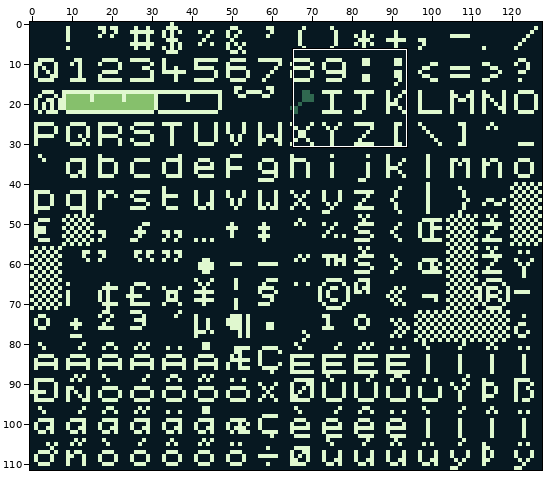
Sprite sheet: assets/fonts/gbs-mono.png. The first picture is a wide view before the edit; the outline marks the close-up.
Close-up. Before the edit:
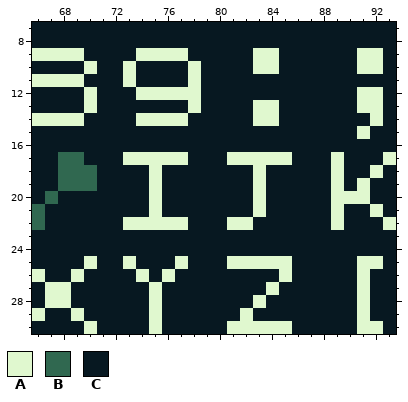
The file is 128x112 pixels. Shown: x 66..93, y 7..30.
Palette (. is transparent): A #e0f8cf  B #306850  C #071821
Pixels before, first column x 66:
 7 CCCCCCCCCCCCCCCCCCCCCCCCCCCC
 8 CCCCCCCCCCCCCCCCCCCCCCCCCCCC
 9 AAAACCCCAAAACCCCCAACCCCCCAAC
10 CCCCACCACCCCACCCCAACCCCCCAAC
11 AAAACCCACCCCACCCCCCCCCCCCCCC
12 CCCCACCCAAAAACCCCCCCCCCCCAAC
13 CCCCACCCCCCCACCCCAACCCCCCAAC
14 AAAACCCCAAAACCCCCAACCCCCCCAC
15 CCCCCCCCCCCCCCCCCCCCCCCCCACC
16 CCCCCCCCCCCCCCCCCCCCCCCCCCCC
17 CCBBCCCAAAAACCCAAAAACCCACCCA
18 CCBBBCCCCACCCCCCCACCCCCACCAC
19 CCBBBCCCCACCCCCCCACCCCCACACC
20 CBCCCCCCCACCCCCCCACCCCCAAACC
21 BCCCCCCCCACCCCCCCACCCCCACCAC
22 BCCCCCCAAAAACCCAACCCCCCACCCA
23 CCCCCCCCCCCCCCCCCCCCCCCCCCCC
24 CCCCCCCCCCCCCCCCCCCCCCCCCCCC
25 CCCCACCACCCACCCAAAAACCCCCAAC
26 ACCACCCCACACCCCCCCCACCCCCACC
27 CAACCCCCCACCCCCCCCACCCCCCACC
28 CAACCCCCCACCCCCCCACCCCCCCACC
29 ACCACCCCCACCCCCCACCCCCCCCACC
30 CCCCACCCCACCCCCAAAAACCCCCAAC
Once edited:
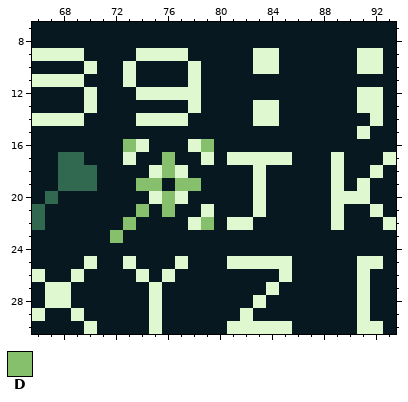
Colours new in this view: D #86c06c
Change:
Colour C gives way to colour A in row 16 at x 74 and 78; in row 17 at x 79; in row 18 at x 77; in row 20 at x 77; in row 21 at x 79; in row 22 at x 78.
Colour A gives way to colour C in row 17 at x 74 to 75 and 77; in row 21 at x 75; in row 22 at x 74 to 77.
Colour A gives way to colour D in row 17 at x 76; in row 19 at x 75; in row 22 at x 73.
Colour C gives way to colour D in row 16 at x 73 and 79; in row 18 at x 76; in row 19 at x 74 and 77 to 78; in row 20 at x 76; in row 21 at x 74 and 76; in row 22 at x 79.
Colour C gives way to colour D in row 23 at x 72.
